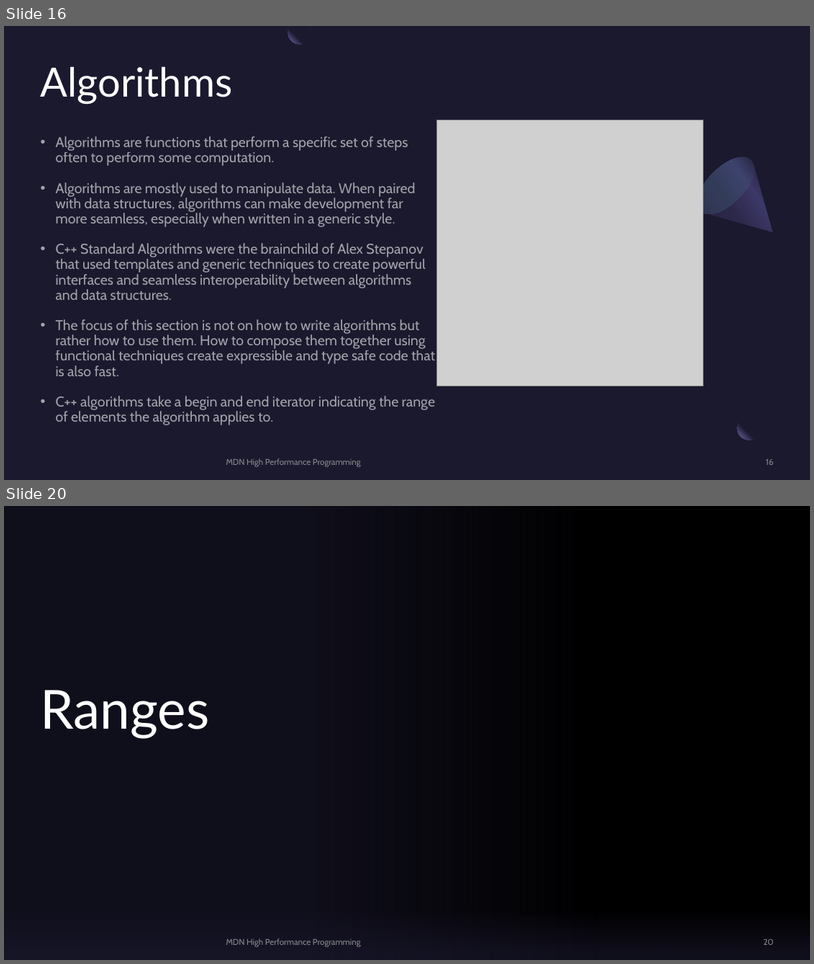
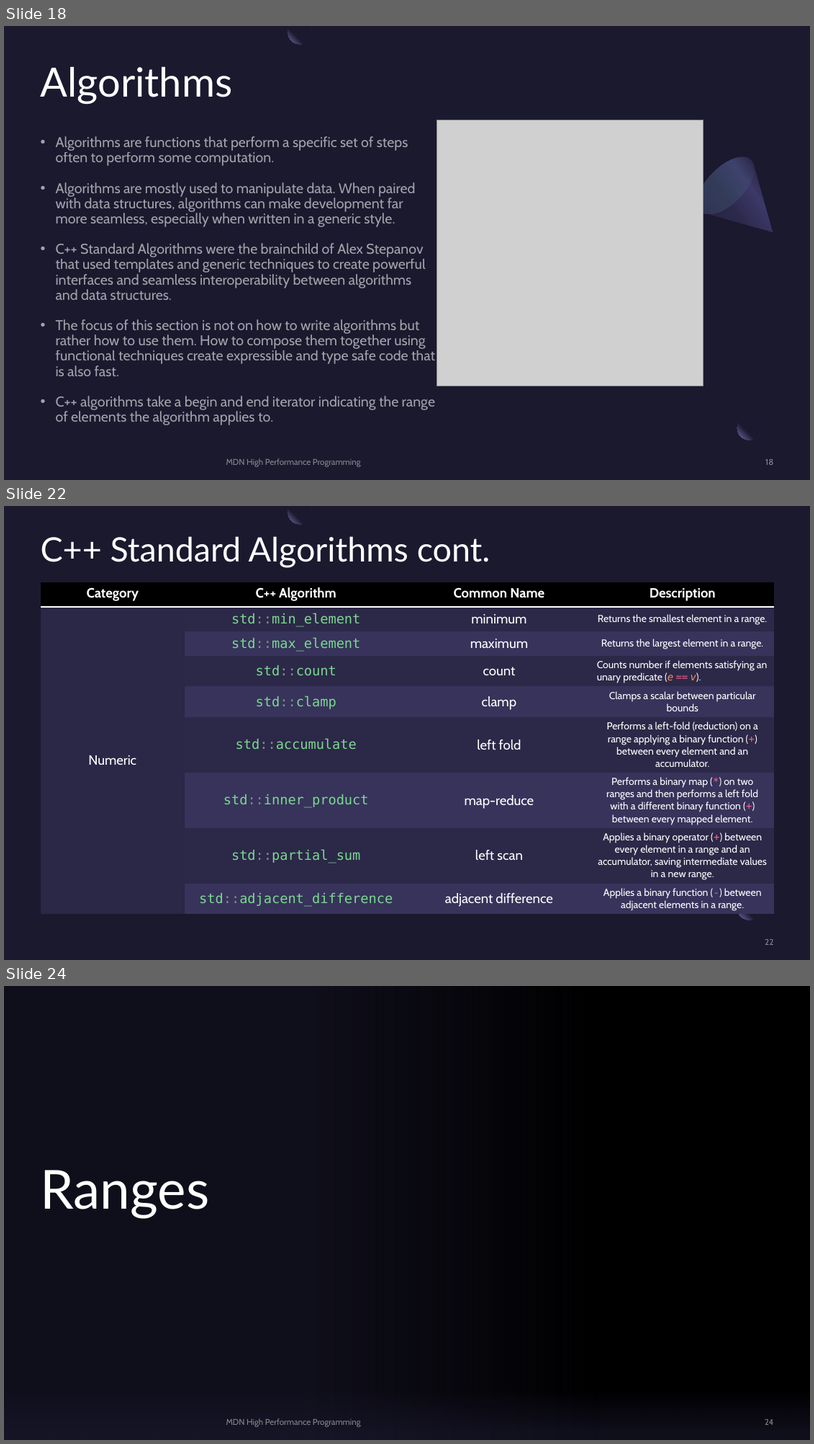
Before and after one commit to MonashDeepNeuron/HPP, a slide deck: content/part6/slides/hpp_part6.pptx. Shown one above the other, each under a label of ours: slides 16 and 20 before the commit, slides 18, 22 and 24 after it; the slides between them are not shown. The pictures are 814x964 and 814x1444 pixels, drawn with LibreOffice and Linux fonts; fonts in the diff are those of the drawing; grey boxes stand for pictures; background and template pictures are left out. Boxes give left, top, right and bottom in pixels: in the first picture for what was removed or moved away, otherwise in the second. Text is boxed around its words. In the diff, an @@ line names an element or a change of style, - is before the commit and + after.

Commit message:
Fixed link Added algorithm content to slides for Part-6 Added comparison between vector and list in slides of Part-6

```diff
--- a/content/part6/slides/hpp_part6.pptx
+++ b/content/part6/slides/hpp_part6.pptx
@@ slide 22 added at (4, 506, 810, 960), background #1B192E; not listed: 2 template elements that a slide beside it also shows @@
@@ freeform shape added at (288, 506, 312, 524), fill gradient #1B192E to #7771B2 @@
@@ title added at (41, 536, 491, 568), 40 pt, text #FFFFFF @@
+C++ Standard Algorithms cont.
@@ table added at (40, 582, 774, 914), 9 rows, 4 columns @@
+Category | C++ Algorithm | Common Name | Description
+Numeric | std::min_element | minimum | Returns the smallest element in a range.
+ | std::max_element | maximum | Returns the largest element in a range.
+ | std::count | count | Counts number if elements satisfying an unary predicate (e == v).
+ | std::clamp | clamp | Clamps a scalar between particular bounds
+ | std::accumulate | left fold | Performs a left-fold (reduction) on a range applying a binary function (+) between every element and an accumulator.
+ | std::inner_product | map-reduce | Performs a binary map (*) on two ranges and then performs a left fold with a different binary function (+) between every mapped element.
+ | std::partial_sum | left scan | Applies a binary operator (+) between every element in a range and an accumulator, saving intermediate values in a new range.
+ | std::adjacent_difference | adjacent difference | Applies a binary function (-) between adjacent elements in a range.
@@ freeform shape added at (689, 627, 798, 737), fill gradient #2C284A to #3C3867 to #1B192E @@
@@ ellipse added at (689, 627, 764, 703), fill gradient #454075 to #5BEFC1 @@
@@ page number added at (765, 939, 774, 944), 10 pt, text #A6A6A6 at 80% opacity @@
+22
@@ what was slide 16 is now slide 18 @@
@@ page number at (766, 459, 774, 464): text changed @@
-16
+18
@@ what was slide 20 is now slide 24 @@
@@ page number at (765, 1419, 774, 1424): text changed @@
-20
+24
```
Also in this commit, not shown: 5 slides changed, 3 other slides added, 2 other files.
